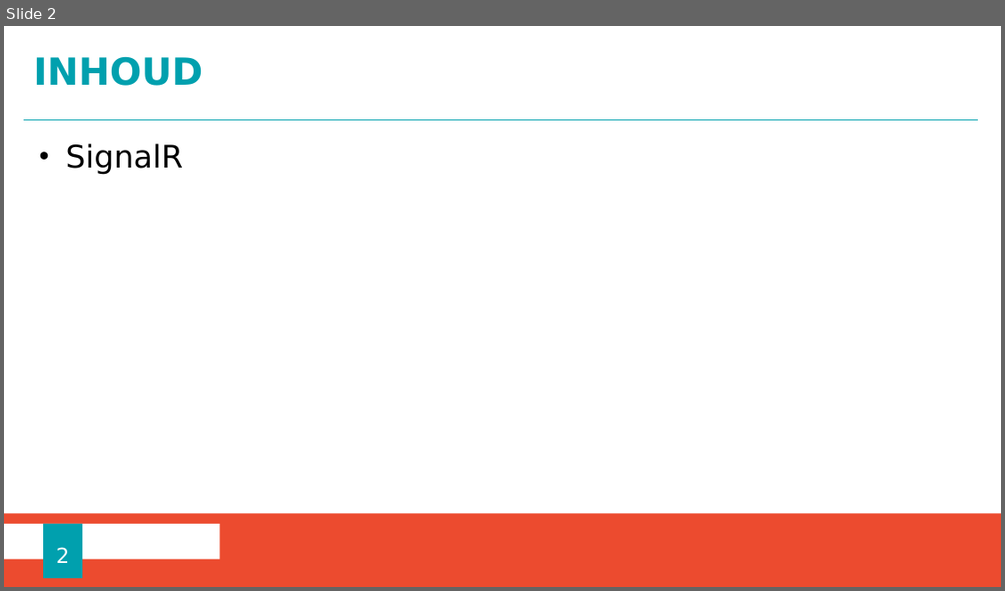
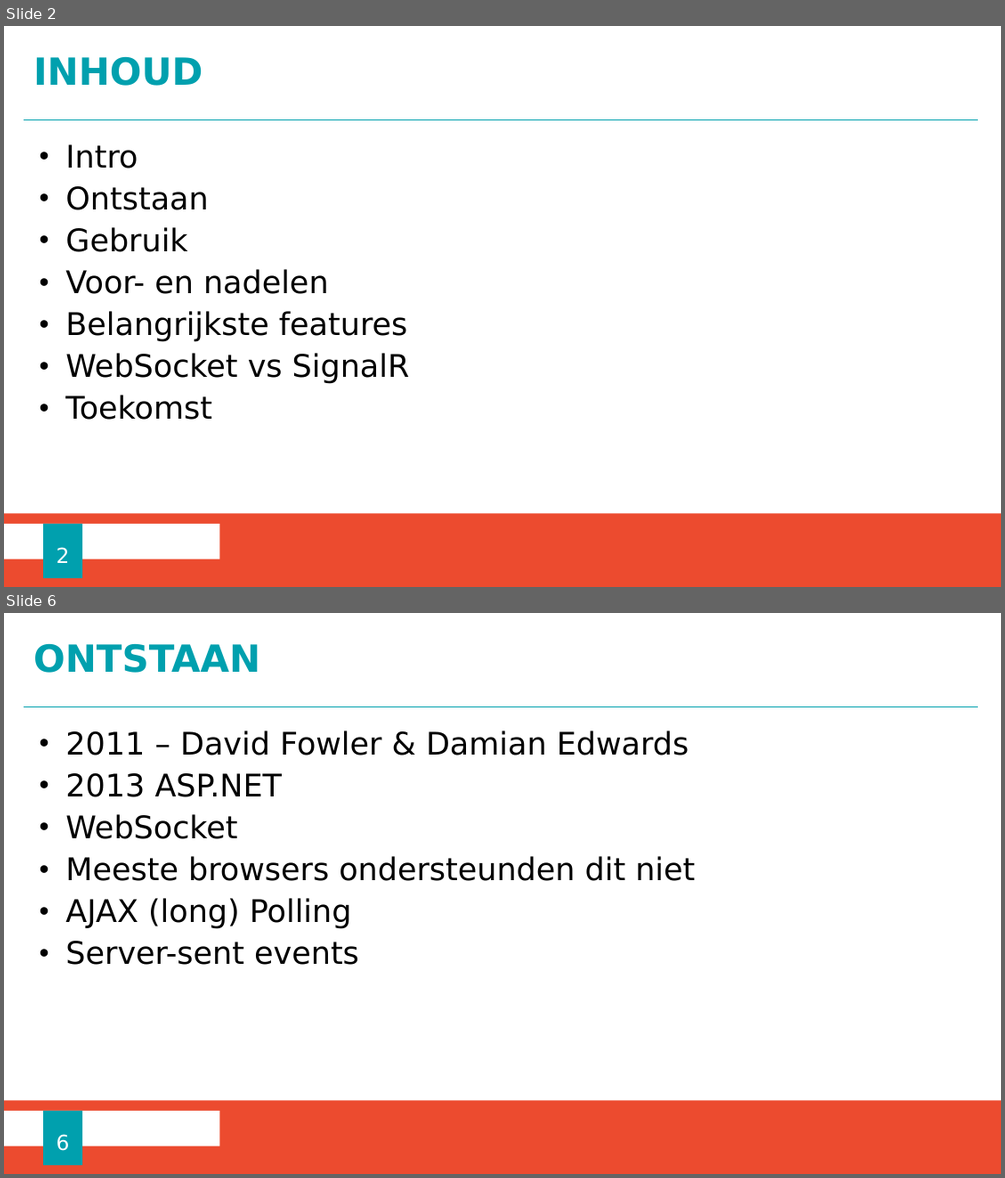
Before and after one commit to ChristopheM98/SignalR_Webapp, a slide deck: Presentatie SignalR.pptx. Shown one above the other, each under a label of ours: slide 2 before the commit, slides 2 and 6 after it; the slides between them are not shown. The pictures are 1005x591 and 1005x1178 pixels, drawn with LibreOffice and Linux fonts; fonts in the diff are those of the drawing; background and template pictures are left out. Boxes give left, top, right and bottom in pixels: in the first picture for what was removed or moved away, otherwise in the second. Text is boxed around its words. In the diff, an @@ line names an element or a change of style, - is before the commit and + after.

```diff
--- a/Presentatie SignalR.pptx
+++ b/Presentatie SignalR.pptx
@@ slide 6 added at box(4, 613, 1001, 1174), background #FFFFFF; not listed: 3 template elements that a slide beside it also shows @@
@@ title added at box(33, 644, 260, 673), 36 pt, text #00A0AE, bold @@
+ONTSTAAN
@@ text added at box(65, 730, 695, 965), 30 pt, text #000000 @@
+• 2011 – David Fowler & Damian Edwards
+• 2013 ASP.NET
+• WebSocket
+• Meeste browsers ondersteunden dit niet
+• AJAX (long) Polling
+• Server-sent events
@@ page number added at box(43, 1111, 81, 1165), fill #00A0AE, 20 pt, text #FFFFFF @@
+6
@@ slide 2 changed as well @@
@@ text at box(65, 144, 410, 419): text changed @@
-• SignalR
+• Intro
+• Ontstaan
+• Gebruik
+• Voor- en nadelen
+• Belangrijkste features
+• WebSocket vs SignalR
+• Toekomst
```
Also in this commit, not shown: 2 other slides changed, 14 other slides added, 6 other files.
